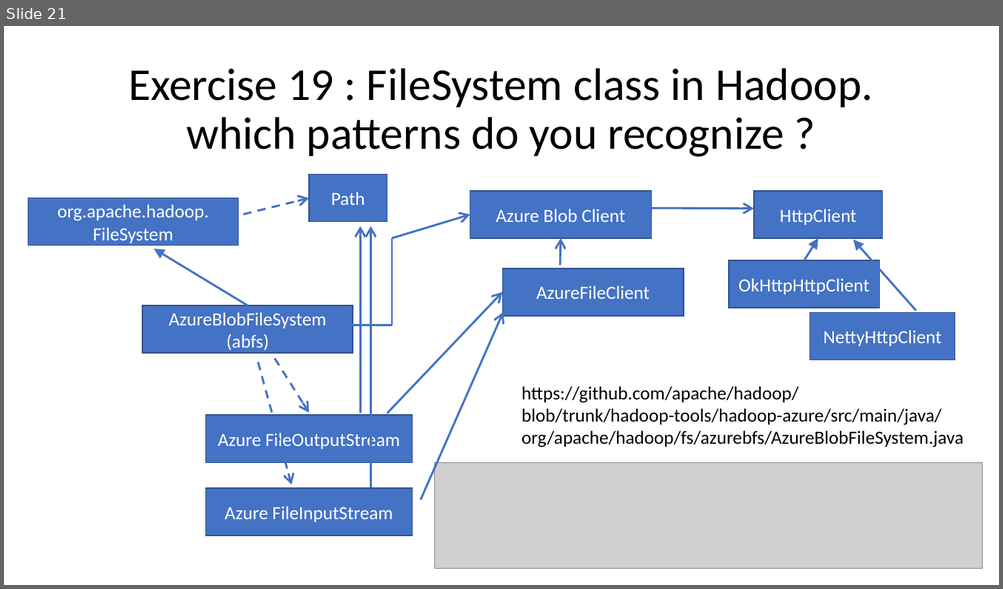
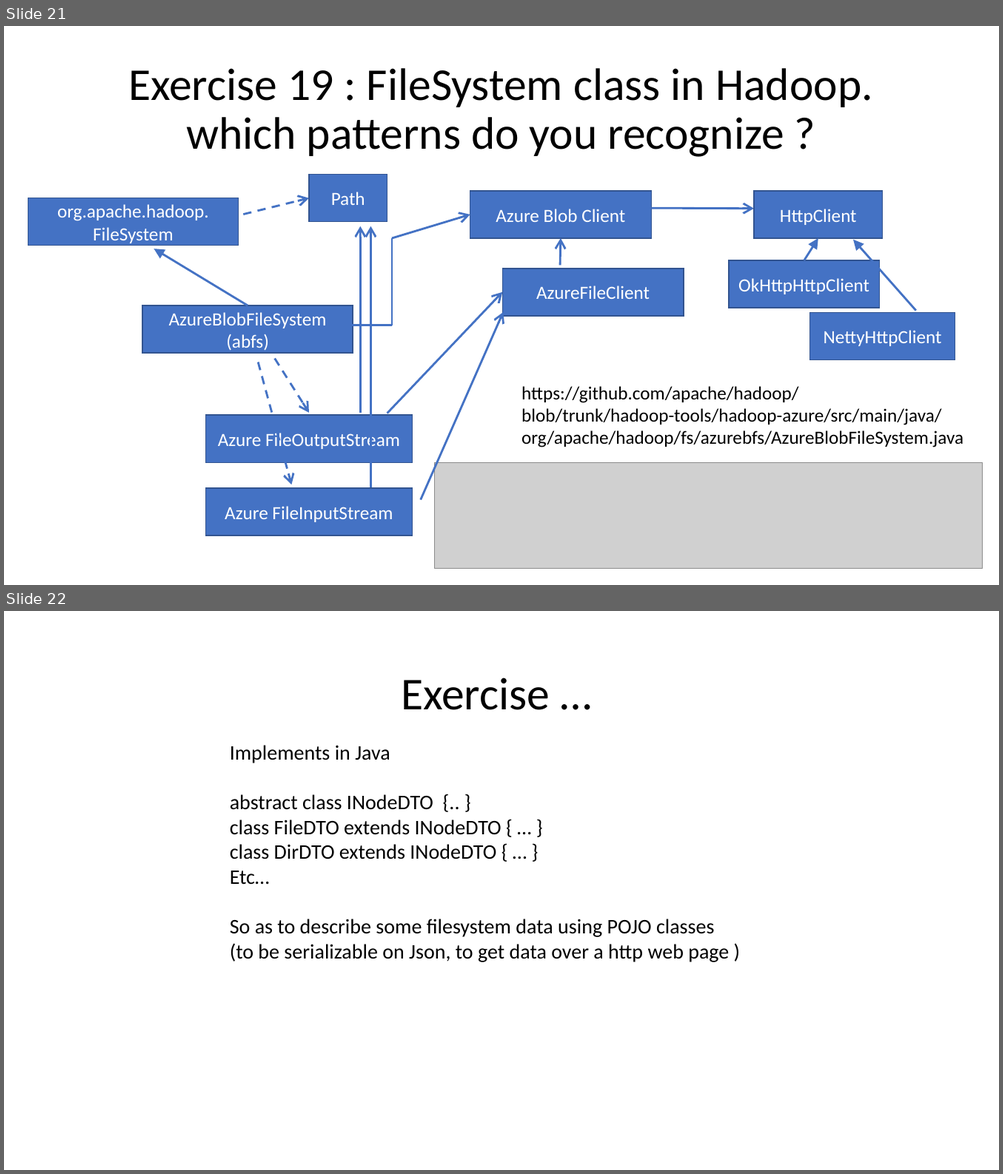
Before and after one commit to Arnaud-Nauwynck/presentations, a slide deck: java/TP-design-patterns/handson-1-design-patterns.pptx. Shown one above the other, each under a label of ours: slide 21 before the commit, slides 21 and 22 after it. The pictures are 1003x589 and 1003x1174 pixels, drawn with LibreOffice and Linux fonts; fonts in the diff are those of the drawing; grey boxes stand for pictures. Boxes give left, top, right and bottom in pixels: in the first picture for what was removed or moved away, otherwise in the second. Text is boxed around its words. In the diff, an @@ line names an element or a change of style, - is before the commit and + after.

```diff
--- a/java/TP-design-patterns/handson-1-design-patterns.pptx
+++ b/java/TP-design-patterns/handson-1-design-patterns.pptx
@@ slide 22 added at bbox=[4, 611, 999, 1170], background #FFFFFF @@
@@ title added at bbox=[401, 678, 549, 710], 44 pt, text #000000 @@
+Exercise …
@@ text added at bbox=[230, 745, 728, 963], 20 pt, text #000000 @@
+Implements in Java
+abstract class INodeDTO {.. }
+class FileDTO extends INodeDTO { … }
+class DirDTO extends INodeDTO { … }
+Etc…
+So as to describe some filesystem data using POJO classes
+(to be serializable on Json, to get data over a http web page )
```
Also in this commit, not shown: 1 other slide added, 1 slide removed, 1 other file.
